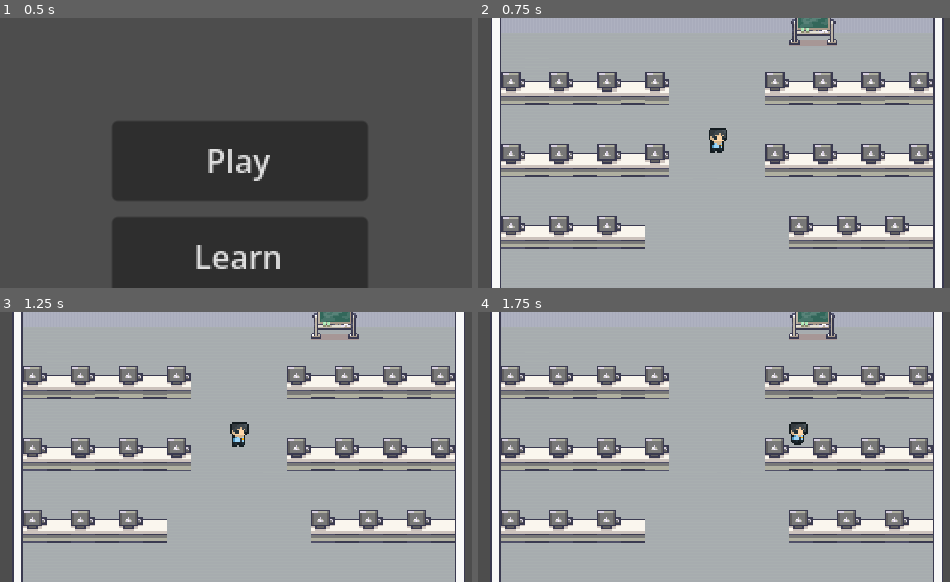
Above: before the commit, frames 1-4 (two rows, left to right).
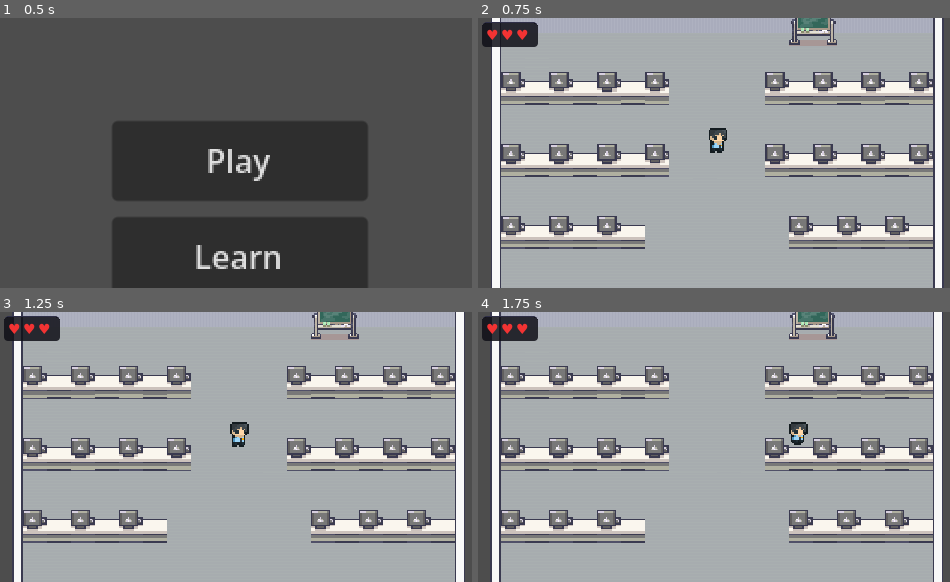
Above: after the commit, the same moments.

Repository: Raikosuu/Full-Tech-Panic_Public
Game: Godot game, scene res://scenes/main_menu.tscn
Two runs of this game, one before a commit and one after it. Both use one fixed random seed, a clock stepped at 60 frames per second and the inputs below.
Inputs (mouse positions are in pixels of both pictures, inside the frame that each line leads up to):
- Up to frame 1 (0.5 s): no input
- Up to frame 2 (0.75 s): click "Play" at 0.5 s
- Up to frame 3 (1.25 s): no input
- Up to frame 4 (1.75 s): move the mouse to (822, 433) at 1.27 s; hold D (move_right) from 1.28 s (still down); hold E (interact) from 1.28 s (still down); click (822, 433) at 1.42 s

Frame 1 is identical in both runs. In frame 2, 1.1% of the frame differs, in the area x 0-13%, y 1-11%; in frame 3, 1.1%; in frame 4, 1.1%.

Commit message:
Game now has health bars

Diff:
--- a/project.godot
+++ b/project.godot
@@ -21,6 +21,7 @@
 
 [autoload]
 
+HealthState="*uid://dtvxbsq8mvc6x"
 GameState="*res://scripts/game_state.gd"
 
 [display]
--- a/scenes/game_scene.tscn
+++ b/scenes/game_scene.tscn
@@ -6,6 +6,7 @@
 [ext_resource type="PackedScene" uid="uid://di6c82vetinpd" path="res://scenes/seats.tscn" id="5_rurhu"]
 [ext_resource type="PackedScene" uid="uid://bdj6mg720j6n4" path="res://scenes/exit_point.tscn" id="6_kk2rg"]
 [ext_resource type="PackedScene" uid="uid://bvvwyojvr5lid" path="res://scenes/npc_spawn.tscn" id="6_rurhu"]
+[ext_resource type="PackedScene" uid="uid://d2bih5roi80vd" path="res://scenes/health_ui.tscn" id="7_kk2rg"]
 
 [sub_resource type="TileSetAtlasSource" id="TileSetAtlasSource_rurhu"]
 texture = ExtResource("2_bw6k5")
@@ -2658,3 +2659,5 @@
 
 [node name="exit point" parent="." unique_id=2040969915 instance=ExtResource("6_kk2rg")]
 position = Vector2(328, 239)
+
+[node name="HealthUI" parent="." unique_id=74143610 instance=ExtResource("7_kk2rg")]
--- /dev/null
+++ b/scenes/health_ui.tscn
@@ -0,0 +1,52 @@
+[gd_scene format=3 uid="uid://d2bih5roi80vd"]
+
+[ext_resource type="Script" uid="uid://cb51kmpl4027s" path="res://scripts/health_ui.gd" id="1_hlth"]
+
+[sub_resource type="StyleBoxFlat" id="StyleBoxFlat_hlth"]
+bg_color = Color(0.06, 0.06, 0.09, 0.85)
+border_width_top = 1
+border_color = Color(0.18, 0.18, 0.28, 1)
+corner_radius_top_left = 4
+corner_radius_top_right = 4
+corner_radius_bottom_right = 4
+corner_radius_bottom_left = 4
+
+[node name="HealthUI" type="CanvasLayer" unique_id=74143610]
+layer = 10
+script = ExtResource("1_hlth")
+
+[node name="Panel" type="PanelContainer" parent="." unique_id=560405462]
+offset_left = 4.0
+offset_top = 4.0
+offset_right = 60.0
+offset_bottom = 28.0
+theme_override_styles/panel = SubResource("StyleBoxFlat_hlth")
+
+[node name="MarginContainer" type="MarginContainer" parent="Panel" unique_id=638426928]
+layout_mode = 2
+theme_override_constants/margin_left = 4
+theme_override_constants/margin_top = 2
+theme_override_constants/margin_right = 4
+theme_override_constants/margin_bottom = 2
+
+[node name="Hearts" type="HBoxContainer" parent="Panel/MarginContainer" unique_id=1792428900]
+layout_mode = 2
+theme_override_constants/separation = 2
+
+[node name="Heart1" type="Label" parent="Panel/MarginContainer/Hearts" unique_id=48710206]
+layout_mode = 2
+theme_override_colors/font_color = Color(0.95, 0.2, 0.2, 1)
+theme_override_font_sizes/font_size = 14
+text = "♥"
+
+[node name="Heart2" type="Label" parent="Panel/MarginContainer/Hearts" unique_id=628167856]
+layout_mode = 2
+theme_override_colors/font_color = Color(0.95, 0.2, 0.2, 1)
+theme_override_font_sizes/font_size = 14
+text = "♥"
+
+[node name="Heart3" type="Label" parent="Panel/MarginContainer/Hearts" unique_id=1121494839]
+layout_mode = 2
+theme_override_colors/font_color = Color(0.95, 0.2, 0.2, 1)
+theme_override_font_sizes/font_size = 14
+text = "♥"
--- a/scripts/game_state.gd
+++ b/scripts/game_state.gd
@@ -4,13 +4,8 @@
 var interacted_npc: CharacterBody2D = null
 
 func enter_minigame(minigame_path: String) -> void:
-	# Save reference to the current game scene and hide it
 	_game_scene_instance = get_tree().current_scene
-
-	# Detach from the scene tree without freeing it
 	get_tree().root.remove_child(_game_scene_instance)
-
-	# Load and add the minigame as the new current scene
 	var minigame = load(minigame_path).instantiate()
 	get_tree().root.add_child(minigame)
 	get_tree().current_scene = minigame
@@ -19,18 +14,12 @@
 	if _game_scene_instance == null:
 		get_tree().change_scene_to_file("res://scenes/game_scene.tscn")
 		return
-
-	# Remove the minigame
 	var minigame = get_tree().current_scene
 	get_tree().root.remove_child(minigame)
 	minigame.queue_free()
-
-	# Restore the saved game scene
 	get_tree().root.add_child(_game_scene_instance)
 	get_tree().current_scene = _game_scene_instance
 	_game_scene_instance = null
-
-	# Tell the NPC that was served to leave
 	if interacted_npc != null and is_instance_valid(interacted_npc):
 		interacted_npc.leave()
 		interacted_npc = null
@@ -39,16 +28,14 @@
 	if _game_scene_instance == null:
 		get_tree().change_scene_to_file("res://scenes/game_scene.tscn")
 		return
-
 	var minigame = get_tree().current_scene
 	get_tree().root.remove_child(minigame)
 	minigame.queue_free()
-
 	get_tree().root.add_child(_game_scene_instance)
 	get_tree().current_scene = _game_scene_instance
 	_game_scene_instance = null
-
-	# Force the NPC to leave immediately with zero patience
 	if interacted_npc != null and is_instance_valid(interacted_npc):
-		interacted_npc.fail_and_leave()   # <-- new method, see Step 3
+		interacted_npc.fail_and_leave()
 		interacted_npc = null
+	# Deduct a life for failing the minigame
+	HealthState.take_damage()
--- /dev/null
+++ b/scripts/health_state.gd
@@ -0,0 +1,19 @@
+extends Node
+
+signal health_changed(new_health: int)
+signal game_over()
+
+const MAX_HEALTH: int = 3
+var health: int = MAX_HEALTH
+
+func take_damage() -> void:
+	if health <= 0:
+		return
+	health -= 1
+	emit_signal("health_changed", health)
+	if health <= 0:
+		emit_signal("game_over")
+
+func reset() -> void:
+	health = MAX_HEALTH
+	emit_signal("health_changed", health)
--- /dev/null
+++ b/scripts/health_ui.gd
@@ -0,0 +1,20 @@
+extends CanvasLayer
+
+# Filled and empty heart characters (or swap for TextureRect if you have sprites)
+const HEART_FULL  : String = "♥"
+const HEART_EMPTY : String = "♡"
+
+@onready var _container: HBoxContainer = $Panel/MarginContainer/Hearts
+
+func _ready() -> void:
+	HealthState.health_changed.connect(_on_health_changed)
+	_refresh(HealthState.health)
+
+func _on_health_changed(new_health: int) -> void:
+	_refresh(new_health)
+
+func _refresh(current: int) -> void:
+	for i in _container.get_child_count():
+		var lbl := _container.get_child(i) as Label
+		if lbl:
+			lbl.text = HEART_FULL if i < current else HEART_EMPTY
--- a/scripts/npc_base.gd
+++ b/scripts/npc_base.gd
@@ -19,6 +19,10 @@
 var _is_seated: bool = false
 var _patience_bar: Node = null
 
+# Tracks whether this NPC's patience running out should cost the player a life.
+# Set to false when the player has already been punished (fail_and_leave).
+var _counts_for_damage: bool = true
+
 func _ready() -> void:
 	seats = get_tree().get_nodes_in_group("computer_seats")
 	_patience_bar = get_node_or_null("patience_bar")
@@ -38,6 +42,8 @@
 		_patience_bar.set_ratio(_patience / _max_patience)
 	if _patience <= 0.0:
 		_start_flash_red()
+		if _counts_for_damage:
+			HealthState.take_damage()
 		leave()
 
 func _start_flash_red() -> void:
@@ -100,7 +106,6 @@
 		leave()
 
 func leave() -> void:
-	# Free both the target seat and the occupied seat
 	if target_seat != null:
 		target_seat.is_taken = false
 		target_seat = null
@@ -109,13 +114,11 @@
 		_occupied_seat = null
 	_is_seated = false
 
-	# Find the exit marker in the scene (must be in group "npc_exit")
 	var exits := get_tree().get_nodes_in_group("npc_exit")
 	if exits.is_empty():
 		queue_free()
 		return
 
-	# Pick the closest exit
 	var exit_pos: Vector2 = exits[0].global_position
 	var best_dist: float = global_position.distance_to(exit_pos)
 	for exit in exits:
@@ -154,6 +157,9 @@
 		nav_agent.target_position = target_seat.global_position
 
 func fail_and_leave() -> void:
+	# Called by game_state after a failed minigame — game_state already
+	# called HealthState.take_damage(), so suppress the NPC's own damage call.
+	_counts_for_damage = false
 	_patience = 0.0
 	if _patience_bar and _patience_bar.has_method("set_ratio"):
 		_patience_bar.set_ratio(0.0)
Not shown, added: scripts/health_state.gd.uid
Not shown, added: scripts/health_ui.gd.uid
